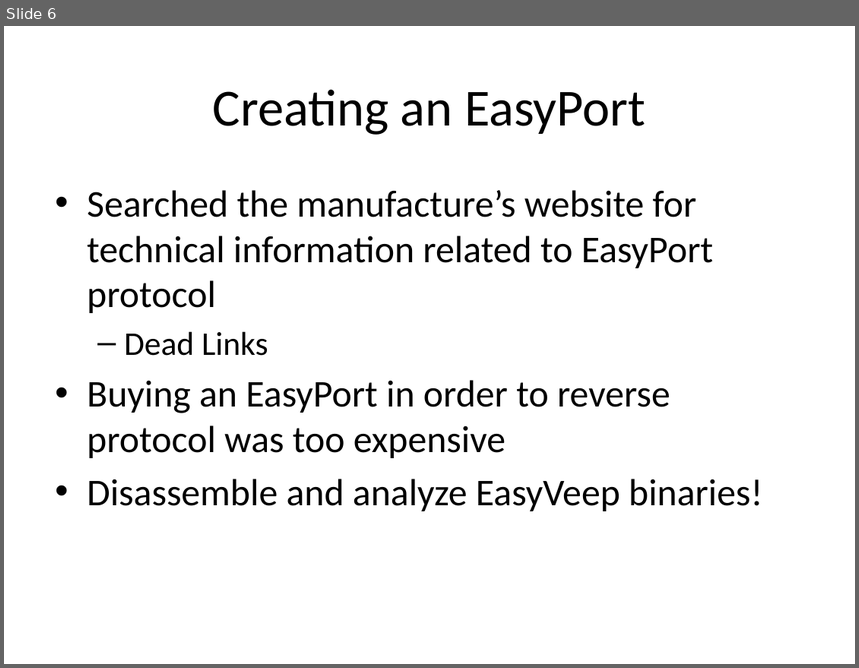
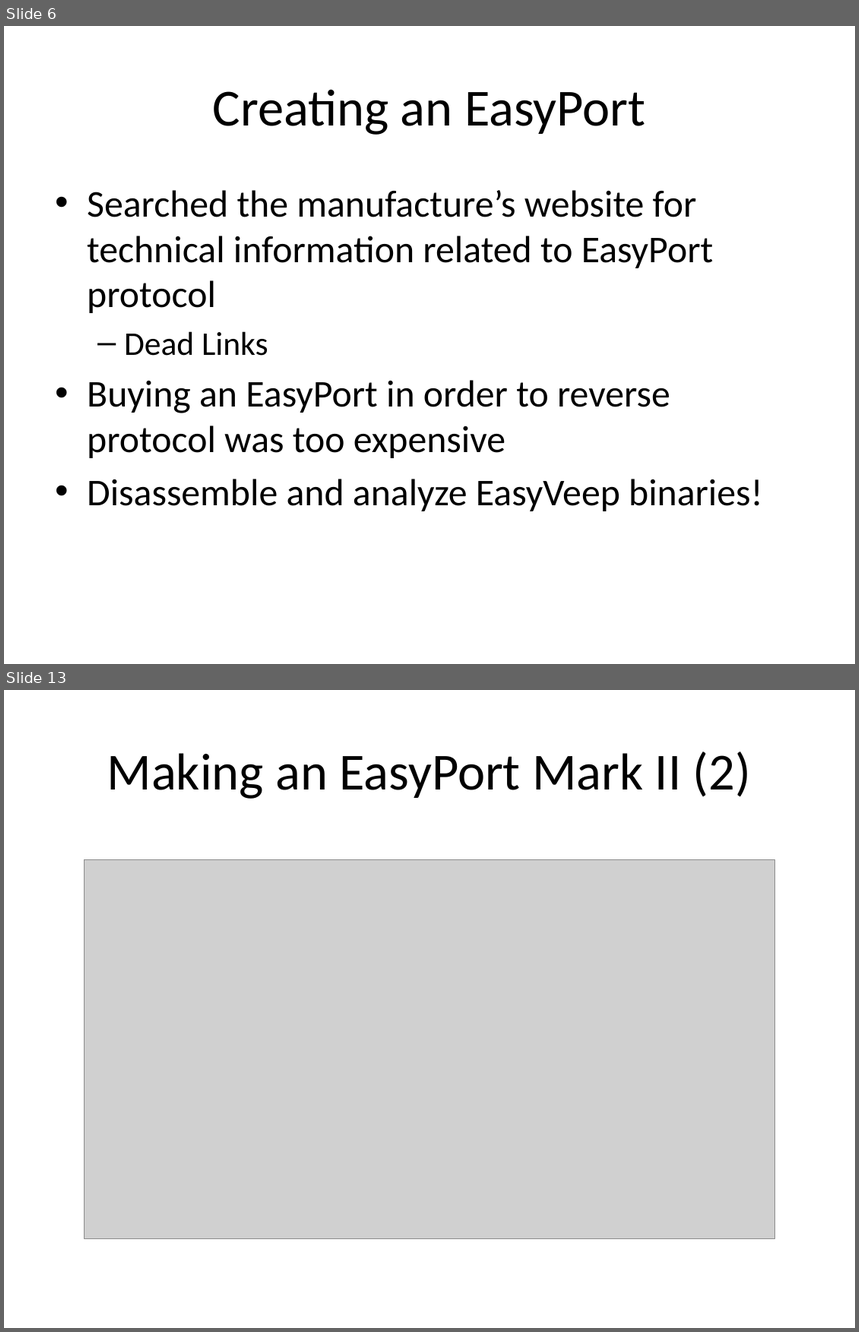
Before and after one commit to benjaminob6/GRP, a slide deck: docs/presentation/Defense.pptx. Shown one above the other, each under a label of ours: slide 6 before the commit, slides 6 and 13 after it; the slides between them are not shown. The pictures are 859x668 and 859x1332 pixels, drawn with LibreOffice and Linux fonts; fonts in the diff are those of the drawing; grey boxes stand for pictures. Boxes give left, top, right and bottom in pixels: in the first picture for what was removed or moved away, otherwise in the second. Text is boxed around its words. In the diff, an @@ line names an element or a change of style, - is before the commit and + after.

```diff
--- a/docs/presentation/Defense.pptx
+++ b/docs/presentation/Defense.pptx
@@ slide 13 added at [4, 690, 855, 1328], background #FFFFFF @@
@@ title added at [107, 752, 751, 799], 44 pt, text #000000 @@
+Making an EasyPort Mark II (2)
@@ picture added at [84, 860, 775, 1240] @@
```
Also in this commit, not shown: 1 slide changed, 14 other slides added, 13 other files.
